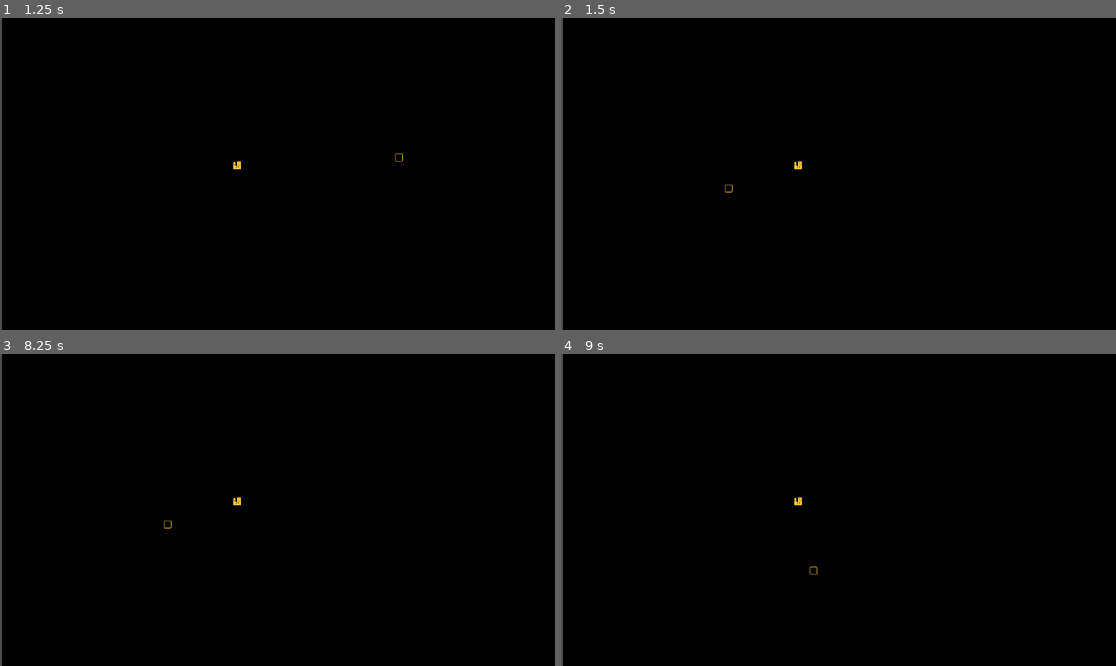
Above: before the commit, frames 1-4 (two rows, left to right).
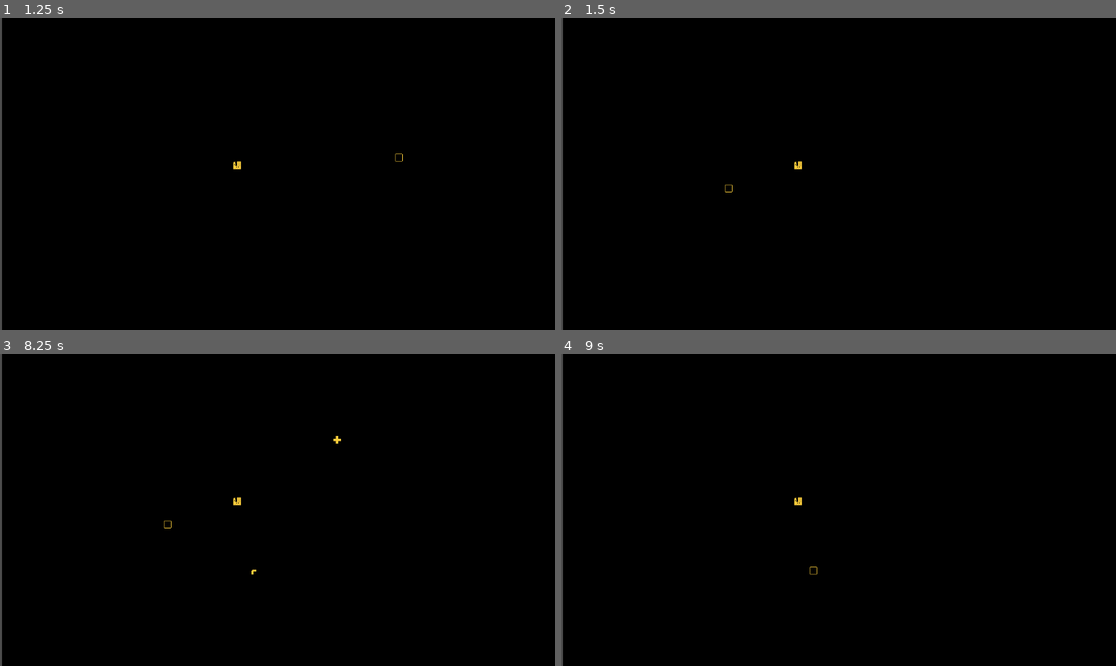
Above: after the commit, the same moments.

Repository: MightyPossum/feed-the-town
Game: Godot game, scene res://Assets/Scenes/map.tscn
Same seed, same stepped clock (60 frames per second), same inputs: the game is played once before the commit and once after it. The project has no main scene, so this scene is started directly.
Inputs (mouse positions are in pixels of both pictures, inside the frame that each line leads up to):
- Up to frame 1 (1.25 s): tap Enter at 0.5 s; move the mouse to (399, 158) at 0.52 s; hold D (right, bound only after the commit) from 0.53 s (still down); click (399, 158) at 0.6 s; tap R (rotate_tile, bound only after the commit) at 0.8 s
- Up to frame 2 (1.5 s): tap Space at 1.25 s; move the mouse to (727, 189) at 1.27 s; release D (right, bound only after the commit) at 1.28 s; hold S (down, bound only after the commit) from 1.28 s (still down); tap R (rotate_tile, bound only after the commit) at 1.35 s
- Up to frame 3 (8.25 s): tap 1 (select_1, bound only after the commit) at 1.55, 2.1, 6.05, 6.6 s; tap Enter at 2, 3.5 s; move the mouse to (333, 441) at 2.02 s; release S (down, bound only after the commit) at 2.03 s; hold D (right, bound only after the commit) 2.03-2.78 s; tap 2 (select_2, bound only after the commit) at 2.3, 2.85, 6.8, 7.35 s; tap Space at 2.75, 4.25 s; move the mouse to (249, 572) at 2.77 s; hold W (up, bound only after the commit) 2.78-3.53 s; tap 3 (select_3, bound only after the commit) at 3.05, 3.6, 7.55, 8.1 s; move the mouse to (444, 556) at 3.52 s; hold A (left, bound only after the commit) 3.53-5.03 s; tap 4 (select_4, bound only after the commit) at 3.8, 4.35 s; move the mouse to (111, 463) at 4.27 s; click (111, 463) at 4.55 s; move the mouse to (305, 510) at 5.02 s; hold S (down, bound only after the commit) 5.03-5.78 s; click (305, 510) at 5.1 s; tap R (rotate_tile, bound only after the commit) at 5.3, 5.85 s; move the mouse to (194, 432) at 5.77 s; hold D (right, bound only after the commit) 5.78-6.53 s; move the mouse to (399, 494) at 6.52 s; hold W (up, bound only after the commit) 6.53-7.28 s; move the mouse to (166, 525) at 7.27 s; hold D (right, bound only after the commit) 7.28-8.03 s; move the mouse to (333, 441) at 8.02 s; hold S (down, bound only after the commit) from 8.03 s (still down)
- Up to frame 4 (9 s): tap 4 (select_4, bound only after the commit) at 8.3, 8.85 s; move the mouse to (810, 572) at 8.77 s; release S (down, bound only after the commit) at 8.78 s; hold A (left, bound only after the commit) from 8.78 s (still down)

Frames 1-2 are identical in both runs. In frame 3, less than 0.1% of the frame differs, in the area x 45-62%, y 26-71%; in frame 4, nothing differs.
Error after the commit: Invalid type in function 'set_cell' in base 'TileMap (map.gd)'. Cannot convert argument 2 from Nil to Vector2i. (res://Assets/Scripts/map.gd:109)

Commit message:
Added building and rotating of tiles, added option for keyboard/gampad control, Still a bit janky looking

Diff:
--- a/Assets/Scenes/map.tscn
+++ b/Assets/Scenes/map.tscn
@@ -137,10 +137,12 @@
 format = 2
 layer_0/name = "Base"
 layer_0/tile_data = PackedInt32Array(0, 0, 21, 65537, 0, 21, 131073, 0, 21, 131074, 0, 21, 196611, 0, 21, 262147, 0, 21 …(45626 unchanged characters)…
-layer_1/name = "Construction"
+layer_1/name = "Built"
 layer_1/tile_data = PackedInt32Array()
-layer_2/name = "Selector"
+layer_2/name = "Constructor"
 layer_2/tile_data = PackedInt32Array()
+layer_3/name = "Selector"
+layer_3/tile_data = PackedInt32Array()
 script = ExtResource("2_434ni")
 
 [node name="Camera2D" type="Camera2D" parent="."]
--- a/Assets/Scripts/map.gd
+++ b/Assets/Scripts/map.gd
@@ -1,36 +1,150 @@
 extends TileMap
 var previous_tile_coords = null
+var selected_tile = null
+var tile_rotated = 0
 
+var mouse_position = null
+var local_mouse_position = null
+var tile_coords = null
+var map_size = null
+
+var mouse_control = true
+
+enum TileRotation {
+	ROTATE_0 = 0,
+	ROTATE_90 = TileSetAtlasSource.TRANSFORM_TRANSPOSE | TileSetAtlasSource.TRANSFORM_FLIP_H,
+	ROTATE_180 = TileSetAtlasSource.TRANSFORM_FLIP_V | TileSetAtlasSource.TRANSFORM_FLIP_H,
+	ROTATE_270 = TileSetAtlasSource.TRANSFORM_FLIP_V | TileSetAtlasSource.TRANSFORM_TRANSPOSE,
+}
 
 # Called when the node enters the scene tree for the first time.
 func _ready():
+
+	if selected_tile == null:
+		select_tile(4)
 	set_process_input(true)
 	Input.set_mouse_mode(Input.MOUSE_MODE_HIDDEN)
+	if !mouse_control:
+		tile_coords = Vector2i(10,10)
+		set_cell(3, tile_coords, 0, Vector2i(0,1))
 	pass # Replace with function body.
 
+func _process(delta):
 
-# Called every frame. 'delta' is the elapsed time since the previous frame.
+	if Input.is_action_just_released("select_1"):
+		select_tile(1)
+		clear_map_layer(2)
+		set_cell(2, tile_coords, 0, selected_tile, tile_rotation())
+	if Input.is_action_just_released("select_2"):
+		select_tile(2)
+		clear_map_layer(2)
+		set_cell(2, tile_coords, 0, selected_tile, tile_rotation())
+	if Input.is_action_just_released("select_3"):
+		select_tile(3)
+		clear_map_layer(2)
+		set_cell(2, tile_coords, 0, selected_tile, tile_rotation())
+	if Input.is_action_just_released("select_4"):
+		select_tile(4)
+		clear_map_layer(2)
+		set_cell(2, tile_coords, 0, selected_tile, tile_rotation())
+	if Input.is_action_just_released("rotate_tile"):
+		rotate_tile()
+		clear_map_layer(2)
+		set_cell(2, tile_coords, 0, selected_tile, tile_rotation())
+	if Input.is_action_just_released("place_tile"):
+		place_tile(selected_tile)
+
+	if !mouse_control:
+		if Input.is_action_just_pressed("up"):
+			tile_coords.y -= 1
+			clear_map_layer(3)
+			clear_map_layer(2)
+			set_cell(3, tile_coords, 0, Vector2i(0,1))
+		if Input.is_action_just_pressed("down"):
+			tile_coords.y += 1
+			clear_map_layer(3)
+			clear_map_layer(2)
+			set_cell(3, tile_coords, 0, Vector2i(0,1))
+		if Input.is_action_just_pressed("left"):
+			tile_coords.x -= 1
+			clear_map_layer(3)
+			clear_map_layer(2)
+			set_cell(3, tile_coords, 0, Vector2i(0,1))
+		if Input.is_action_just_pressed("right"):
+			tile_coords.x += 1
+			clear_map_layer(3)
+			clear_map_layer(2)
+			set_cell(3, tile_coords, 0, Vector2i(0,1))
+
+
 func _input(event):
-	if event is InputEventMouseMotion:
-		var mouse_position = event.position
-		var local_mouse_position = to_local(mouse_position)
-		var tile_coords = local_to_map(local_mouse_position)
+	if event is InputEventMouseMotion and mouse_control:
+		mouse_position = event.position
+		local_mouse_position = to_local(mouse_position)
+		tile_coords = local_to_map(local_mouse_position)
 
-		var map_size = get_used_rect().size
+		map_size = get_used_rect().size
 
-		if tile_coords .x >= 0 and tile_coords.x < map_size.x and tile_coords.y >= 0 and tile_coords.y < map_size.y:
+		if tile_coords.x >= 0 and tile_coords.x < map_size.x and tile_coords.y >= 0 and tile_coords.y < map_size.y:
 
 			var tile_center = map_to_local(tile_coords) + Vector2(0.5,0.5) * 16
 			var distance_to_center = tile_center.distance_to(local_mouse_position)
-			var center_treshold = 0.9 * 16
+			var center_treshold = 1 * 16
 
 			if distance_to_center <= center_treshold:
 				if previous_tile_coords and previous_tile_coords != tile_coords:
+					set_cell(3,previous_tile_coords, -1)
 					set_cell(2,previous_tile_coords, -1)
-				set_cell(2, tile_coords, 0, Vector2i(0,1))
+				set_cell(3, tile_coords, 0, Vector2i(0,1))
+				set_cell(2, tile_coords, 0, selected_tile, tile_rotation())
 
 				previous_tile_coords = tile_coords
 
 		elif previous_tile_coords:
+				set_cell(3,previous_tile_coords, -1)
 				set_cell(2,previous_tile_coords, -1)
 				previous_tile_coords = null
+
+	else:
+		set_cell(2, tile_coords, 0, selected_tile, tile_rotation())
+
+
+func select_tile(tile : int):
+	match tile:
+		1:
+			selected_tile = Vector2i(0,13)
+		2:
+			selected_tile = Vector2i(0,17)
+		3:
+			selected_tile = Vector2i(0,19)
+		4:
+			selected_tile = Vector2i(0,21)
+
+func place_tile(tile : Vector2i):
+	if tile_rotated:
+			set_cell(1, tile_coords, 0, selected_tile, tile_rotation())
+	else:
+		set_cell(1, tile_coords, 0, selected_tile)
+	pass
+
+func rotate_tile():
+	tile_rotated = (tile_rotated + 1) % 4
+	set_cell(2, tile_coords, 0, selected_tile, tile_rotation())
+
+func tile_rotation():
+
+	match tile_rotated:
+		0:
+			return TileRotation.ROTATE_0
+		1:
+			return TileRotation.ROTATE_90
+		2:
+			return TileRotation.ROTATE_180
+		3:
+			return TileRotation.ROTATE_270
+func clear_map_layer(layer: int):
+	var used_rect = get_used_rect()
+	for x in range(used_rect.position.x, used_rect.position.x + used_rect.size.x):
+		for y in range(used_rect.position.y, used_rect.position.y + used_rect.size.y):
+			set_cell(layer, Vector2i(x, y), -1)
+	pass
--- a/project.godot
+++ b/project.godot
@@ -18,6 +18,60 @@
 
 window/stretch/scale_mode="integer"
 
+[input]
+
+select_1={
+"deadzone": 0.5,
+"events": [Object(InputEventKey,"resource_local_to_scene":false,"resource_name":"","device":-1,"window_id":0,"alt_pressed":false,"shift_pressed":false,"ctrl_pressed":false,"meta_pressed":false,"pressed":false,"keycode":0,"physical_keycode":49,"key_label":0,"unicode":49,"echo":false,"script":null)
+]
+}
+select_2={
+"deadzone": 0.5,
+"events": [Object(InputEventKey,"resource_local_to_scene":false,"resource_name":"","device":-1,"window_id":0,"alt_pressed":false,"shift_pressed":false,"ctrl_pressed":false,"meta_pressed":false,"pressed":false,"keycode":0,"physical_keycode":50,"key_label":0,"unicode":50,"echo":false,"script":null)
+]
+}
+select_3={
+"deadzone": 0.5,
+"events": [Object(InputEventKey,"resource_local_to_scene":false,"resource_name":"","device":-1,"window_id":0,"alt_pressed":false,"shift_pressed":false,"ctrl_pressed":false,"meta_pressed":false,"pressed":false,"keycode":0,"physical_keycode":51,"key_label":0,"unicode":51,"echo":false,"script":null)
+]
+}
+select_4={
+"deadzone": 0.5,
+"events": [Object(InputEventKey,"resource_local_to_scene":false,"resource_name":"","device":-1,"window_id":0,"alt_pressed":false,"shift_pressed":false,"ctrl_pressed":false,"meta_pressed":false,"pressed":false,"keycode":0,"physical_keycode":52,"key_label":0,"unicode":52,"echo":false,"script":null)
+]
+}
+place_tile={
+"deadzone": 0.5,
+"events": [Object(InputEventMouseButton,"resource_local_to_scene":false,"resource_name":"","device":-1,"window_id":0,"alt_pressed":false,"shift_pressed":false,"ctrl_pressed":false,"meta_pressed":false,"button_mask":1,"position":Vector2(332, 32),"global_position":Vector2(338, 94),"factor":1.0,"button_index":1,"canceled":false,"pressed":true,"double_click":false,"script":null)
+, Object(InputEventKey,"resource_local_to_scene":false,"resource_name":"","device":-1,"window_id":0,"alt_pressed":false,"shift_pressed":false,"ctrl_pressed":false,"meta_pressed":false,"pressed":false,"keycode":0,"physical_keycode":32,"key_label":0,"unicode":32,"echo":false,"script":null)
+]
+}
+rotate_tile={
+"deadzone": 0.5,
+"events": [Object(InputEventKey,"resource_local_to_scene":false,"resource_name":"","device":-1,"window_id":0,"alt_pressed":false,"shift_pressed":false,"ctrl_pressed":false,"meta_pressed":false,"pressed":false,"keycode":0,"physical_keycode":82,"key_label":0,"unicode":114,"echo":false,"script":null)
+]
+}
+up={
+"deadzone": 0.5,
+"events": [Object(InputEventKey,"resource_local_to_scene":false,"resource_name":"","device":-1,"window_id":0,"alt_pressed":false,"shift_pressed":false,"ctrl_pressed":false,"meta_pressed":false,"pressed":false,"keycode":0,"physical_keycode":87,"key_label":0,"unicode":119,"echo":false,"script":null)
+]
+}
+down={
+"deadzone": 0.5,
+"events": [Object(InputEventKey,"resource_local_to_scene":false,"resource_name":"","device":-1,"window_id":0,"alt_pressed":false,"shift_pressed":false,"ctrl_pressed":false,"meta_pressed":false,"pressed":false,"keycode":0,"physical_keycode":83,"key_label":0,"unicode":115,"echo":false,"script":null)
+]
+}
+left={
+"deadzone": 0.5,
+"events": [Object(InputEventKey,"resource_local_to_scene":false,"resource_name":"","device":-1,"window_id":0,"alt_pressed":false,"shift_pressed":false,"ctrl_pressed":false,"meta_pressed":false,"pressed":false,"keycode":0,"physical_keycode":65,"key_label":0,"unicode":97,"echo":false,"script":null)
+]
+}
+right={
+"deadzone": 0.5,
+"events": [Object(InputEventKey,"resource_local_to_scene":false,"resource_name":"","device":-1,"window_id":0,"alt_pressed":false,"shift_pressed":false,"ctrl_pressed":false,"meta_pressed":false,"pressed":false,"keycode":0,"physical_keycode":68,"key_label":0,"unicode":100,"echo":false,"script":null)
+]
+}
+
 [rendering]
 
 textures/canvas_textures/default_texture_filter=0
